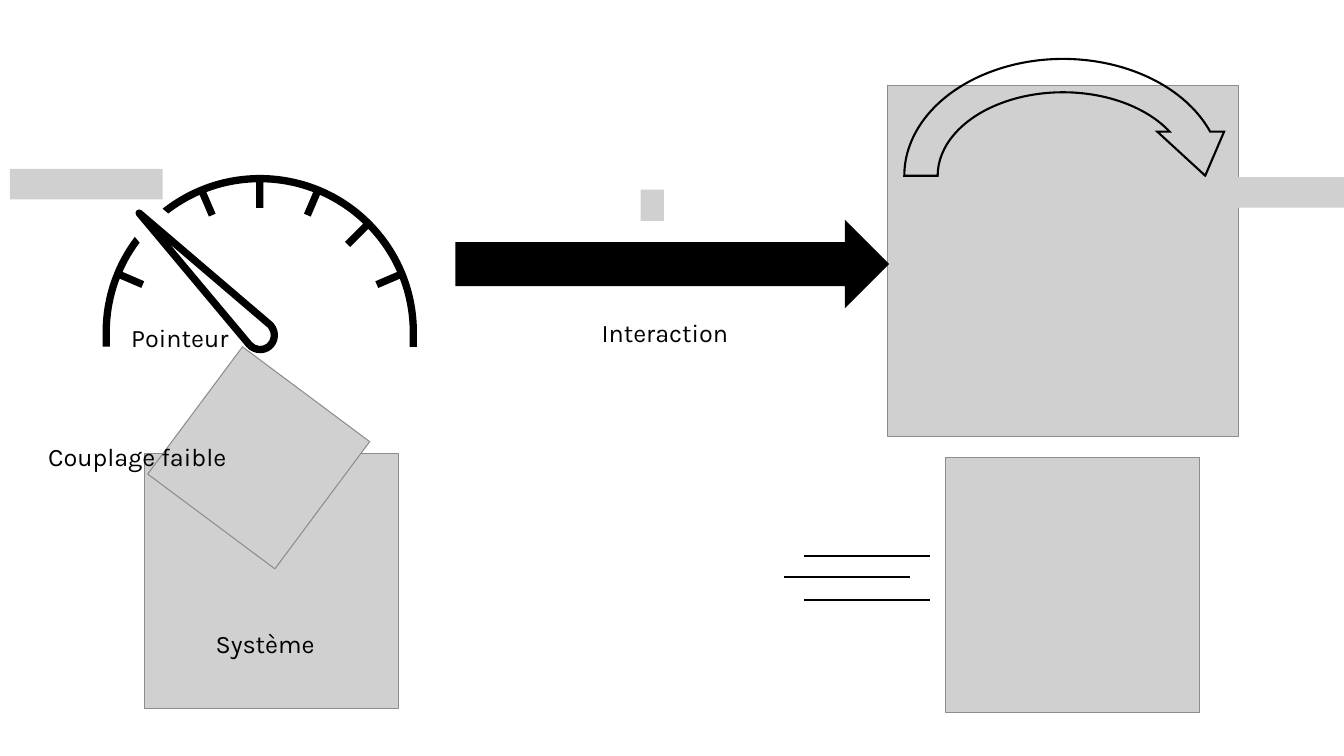
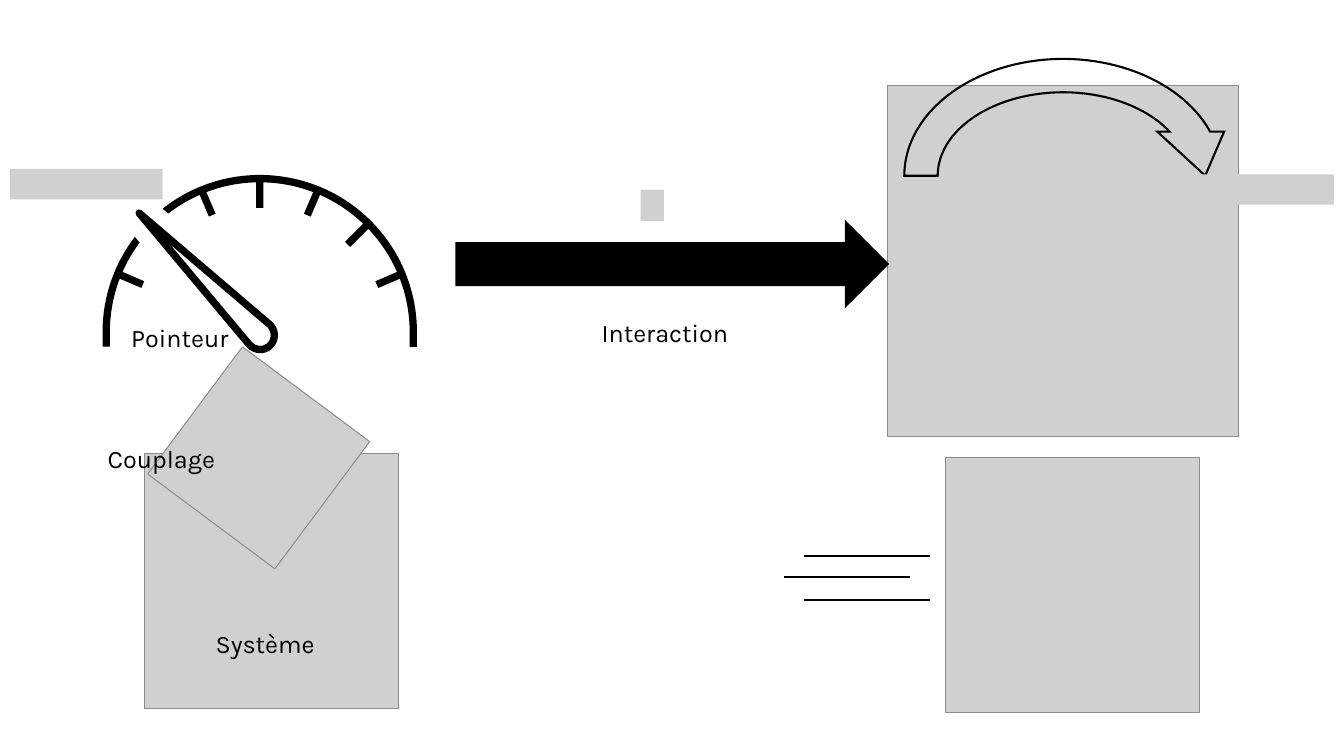
Before and after one commit to ShaneGervais/masters-thesis, a slide deck: slide 2 of figure/FIGURES.pptx. Drawn at 1344x756 pixels with LibreOffice and Linux fonts; fonts in the diff are those of the drawing; grey boxes stand for pictures; background and template pictures are left out. Boxes give left, top, right and bottom in pixels: in the first picture for what was removed or moved away, otherwise in the second. Text is boxed around its words. In the diff, an @@ line names an element or a change of style, - is before the commit and + after.

```diff
--- a/figure/FIGURES.pptx
+++ b/figure/FIGURES.pptx
@@ picture: place and size @@
-picture at box(1178, 177, 1344, 208)
+picture at box(1153, 174, 1335, 205)
@@ text at box(108, 446, 215, 475): text changed @@
-Couplage faible
+Couplage
```
Also in this commit, not shown: 11 other files.
